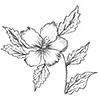
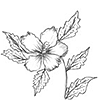
Before/after of a 98px x 100px layered artwork. What changed in the layer stack:
painted on "Layer 73 copy 2" over [0, 3, 98, 100]
